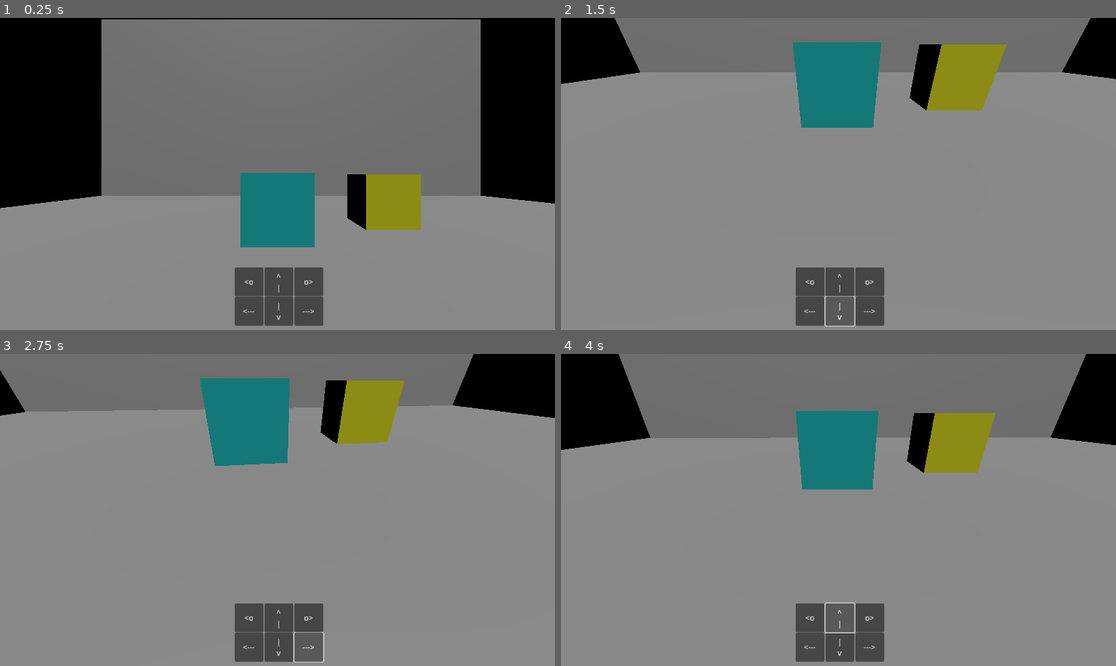
Above: before the commit, frames 1-4 (two rows, left to right).
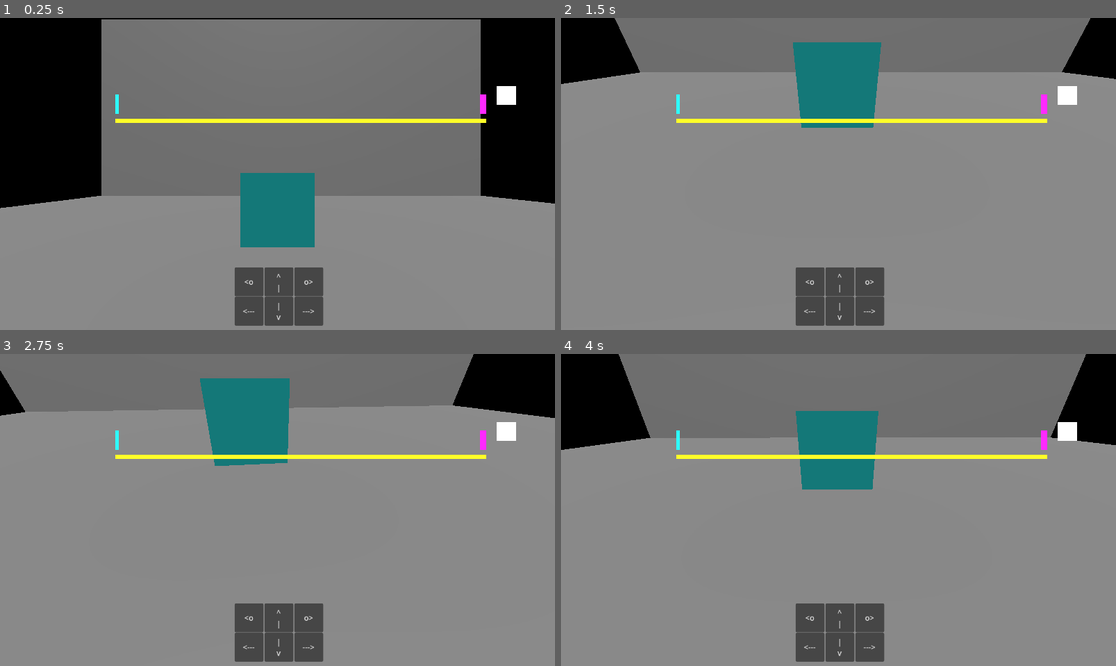
Above: after the commit, the same moments.

Repository: EDK-pro/Eloges_des_mauvaises_herbes
Game: Godot game, scene res://Test_proto_subnonotica/test_salle1.tscn
The game is run twice, just before and just after one commit, with the same random seed, the same clock (stepped at 60 frames per second) and the same inputs.
Inputs:
- Up to frame 1 (0.25 s): no input
- Up to frame 2 (1.5 s): click "<---" at 0.5 s; click "| v" at 1.25 s
- Up to frame 3 (2.75 s): click "--->" at 2 s
- Up to frame 4 (4 s): click "<o" at 2.75 s; click "^ |" at 3.5 s

The runs differ from the first frame. In frame 1, 3.5% of the frame differs, in the area x 20-93%, y 21-68%; in frame 2, 4.3%, in the area x 20-93%, y 8-99%; in frame 3, 3.9%; in frame 4, 3.7%.

Commit message:
Rajout des mécaniques d'interaction et de parlage

Diff:
--- a/Test_proto_subnonotica/Player.gd
+++ b/Test_proto_subnonotica/Player.gd
@@ -3,6 +3,7 @@
 var gravity: float = ProjectSettings.get_setting("physics/3d/default_gravity")
 var speed: int = 5
 var mouse_sensitivity: float = 0.002
+var mouse = Vector2()
 
 func _ready():
 	Input.mouse_mode = Input.MOUSE_MODE_CAPTURED
@@ -24,3 +25,25 @@
 		rotate_y(-event.relative.x * mouse_sensitivity)
 		$Camera3D.rotate_x(-event.relative.y * mouse_sensitivity)
 		$Camera3D.rotation.x = clampf($Camera3D.rotation.x, -deg_to_rad(70), deg_to_rad(70))
+	if event is InputEventMouse:
+
+		mouse = event.position
+
+	if event is InputEventMouseButton and event.pressed:
+
+		if event.button_index == MOUSE_BUTTON_LEFT:
+
+			get_selection()
+
+
+
+func get_selection():
+
+	var worldspace = get_world_3d().direct_space_state
+
+	var start = $Camera3D.project_ray_origin(mouse)
+
+	var end = $Camera3D.project_position(mouse, 10)
+
+	var result = worldspace.intersect_ray(PhysicsRayQueryParameters3D.create(start, end))
+	print(result)
--- /dev/null
+++ b/Test_proto_subnonotica/Test_talk_interface.gd
@@ -0,0 +1,84 @@
+extends Control
+
+var t = 0.0
+var talking: bool = false
+var start_time
+var end_time
+var score: int = 0
+var margin_time: int = 200
+var timestamp
+var input_validated = []
+var timer_array = []
+var index_timer = 0
+var index_temps_qui_passe = 0
+var index_color = 0
+
+func _ready():
+	initialize(150,8)
+
+func initialize(temps_marge,nb_symbole):
+	margin_time = temps_marge
+	timer_array.resize(nb_symbole)
+	input_validated.resize(nb_symbole)
+	input_validated.fill(0)
+	var temps_entre_chaque_symbole: float = 1.0000 / nb_symbole
+	print(temps_entre_chaque_symbole)
+	for i in nb_symbole:
+		timer_array[i] = temps_entre_chaque_symbole * 5000 * i
+	print(timer_array)
+
+func _physics_process(delta):
+	if Input.is_action_pressed("talk"):
+		talking = true
+		$Timing/Arrow.position.x = $Timing/Line.position.x
+		start_time = Time.get_ticks_msec()
+		index_temps_qui_passe = 0
+		index_color = 0
+		$Timing/Arrow.color = Color(0.176,1,1,1)
+		print("Distance = ",$Timing/Endline.position.x-$Timing/Arrow.position.x)
+		print("Temps = ",($Timing/Endline.position.x-$Timing/Arrow.position.x) / (delta * 0.2))
+
+	if talking == true:
+		#Avec t += delta * 0.2, ça laisse environ 5 secondes pour faire tout l'input
+		t += delta * 0.2
+		if t <= 1.0 :
+			$Timing/Arrow.position.x = $Timing/Line.position.lerp($Timing/Endline.position, t).x
+			timestamp = Time.get_ticks_msec() - start_time
+			if index_temps_qui_passe < timer_array.size():
+				if timer_array[index_color] - margin_time < timestamp:
+					$Timing/Arrow.color = Color(0.6,0.6,0.6,1)
+				if timer_array[index_color] + margin_time < timestamp:
+					$Timing/Arrow.color = Color(0.176,1,1,1)
+					index_color = index_color + 1
+				if timestamp > timer_array[index_temps_qui_passe]:
+					print("Hop!!!")
+					index_temps_qui_passe = index_temps_qui_passe + 1
+
+			if Input.is_action_just_pressed("envoi_parole"):
+				nearest_timer()
+
+		else:
+			t = 0.0
+			talking = false
+			end_time = Time.get_ticks_msec()
+			print(end_time - start_time)
+			print(input_validated)
+			if input_validated.count(1) == input_validated.size():
+				$Resultat.color = Color(0,1,0)
+			else:
+				$Resultat.color = Color(1,0,0)
+
+func nearest_timer():
+	var index_select = 0
+	var smallest = abs(timestamp - timer_array[index_select])
+	index_select = index_select + 1
+	while index_select < timer_array.size() :
+		if abs(timestamp - timer_array[index_select]) < smallest:
+			index_timer = index_select
+			smallest = abs(timestamp - timer_array[index_select])
+		index_select = index_select + 1
+	if timer_array[index_timer] - margin_time < timestamp and timer_array[index_timer] + margin_time > timestamp:
+		print("Yes !")
+		input_validated[index_timer] = 1
+	else:
+		print("No !")
--- /dev/null
+++ b/Test_proto_subnonotica/Test_talk_interface.tscn
@@ -0,0 +1,62 @@
+[gd_scene load_steps=2 format=3 uid="uid://d3povbytmkdxo"]
+
+[ext_resource type="Script" path="res://Test_proto_subnonotica/Test_talk_interface.gd" id="1_w0mh1"]
+
+[node name="Talk" type="Control"]
+layout_mode = 3
+anchors_preset = 15
+anchor_right = 1.0
+anchor_bottom = 1.0
+grow_horizontal = 2
+grow_vertical = 2
+script = ExtResource("1_w0mh1")
+
+[node name="Timing" type="Control" parent="."]
+anchors_preset = 0
+offset_left = 239.0
+offset_top = 140.0
+offset_right = 1009.0
+offset_bottom = 218.0
+
+[node name="Endline" type="ColorRect" parent="Timing"]
+layout_mode = 1
+anchors_preset = 6
+anchor_left = 1.0
+anchor_top = 0.5
+anchor_right = 1.0
+anchor_bottom = 0.5
+offset_left = -12.0
+offset_top = -20.0
+offset_bottom = 20.0
+grow_horizontal = 0
+grow_vertical = 2
+color = Color(1, 0.160784, 1, 1)
+
+[node name="Line" type="ColorRect" parent="Timing"]
+layout_mode = 1
+anchors_preset = 12
+anchor_top = 1.0
+anchor_right = 1.0
+anchor_bottom = 1.0
+offset_top = -9.0
+grow_horizontal = 2
+grow_vertical = 0
+color = Color(1, 1, 0.156863, 1)
+
+[node name="Arrow" type="ColorRect" parent="Timing"]
+layout_mode = 1
+anchors_preset = 4
+anchor_top = 0.5
+anchor_bottom = 0.5
+offset_top = -20.0
+offset_right = 8.0
+offset_bottom = 20.0
+grow_vertical = 2
+color = Color(0.176471, 1, 1, 1)
+
+[node name="Resultat" type="ColorRect" parent="."]
+layout_mode = 0
+offset_left = 1031.0
+offset_top = 141.0
+offset_right = 1071.0
+offset_bottom = 181.0
--- a/Test_proto_subnonotica/interactable_1.gd
+++ b/Test_proto_subnonotica/interactable_1.gd
@@ -8,21 +8,36 @@
 
 # Called every frame. 'delta' is the elapsed time since the previous frame.
 func _process(delta):
-	print(Input.mouse_mode)
+	#print(get_viewport().get_mouse_position())
+	pass
 
 
 func _on_input_event(camera, event, position, normal, shape_idx):
 	if event is InputEventMouseButton:
 		print("roubeh")
-	print(event)
-	print("feur")
-	print(Input.mouse_mode)
+	#print(event)
+	#print(Input.mouse_mode)
+	#print("feur")
+
 
 
 func _on_mouse_entered():
-	print("coubeh")
+	print("Mouse entered : ",Input.mouse_mode)
+
 
 func _input_event(camera, event, click_position, click_normal, shape_idx):
+	#if event is InputEventMouseMotion:
+		#print("BREEEF")
+		#print(event)
+		#print(shape_idx)
 	if event is InputEventMouseButton:
 		print("Mouse Click/Unclick at: ", event.position, " shape:", shape_idx)
 		print(Input.mouse_mode)
+
+
+func _on_mouse_exited():
+	print("Mouse exited : ",Input.mouse_mode)
+
+
+func _on_timer_timeout():
+	print(get_viewport().get_mouse_position())
--- a/Test_proto_subnonotica/interactable_1.tscn
+++ b/Test_proto_subnonotica/interactable_1.tscn
@@ -21,5 +21,11 @@
 [node name="MeshInstance3D" type="MeshInstance3D" parent="."]
 mesh = SubResource("BoxMesh_cbhxk")
 
+[node name="Timer" type="Timer" parent="."]
+wait_time = 0.5
+autostart = true
+
 [connection signal="input_event" from="." to="." method="_on_input_event"]
 [connection signal="mouse_entered" from="." to="." method="_on_mouse_entered"]
+[connection signal="mouse_exited" from="." to="." method="_on_mouse_exited"]
+[connection signal="timeout" from="Timer" to="." method="_on_timer_timeout"]
--- a/Test_proto_subnonotica/test_salle1.tscn
+++ b/Test_proto_subnonotica/test_salle1.tscn
@@ -2,8 +2,8 @@
 
 [ext_resource type="Script" path="res://Test_proto_subnonotica/test_salle1.gd" id="1_qrxag"]
 [ext_resource type="PackedScene" uid="uid://ftv7p5ehdkwu" path="res://Test_proto_subnonotica/interactable_1.tscn" id="2_l4xhn"]
-[ext_resource type="PackedScene" uid="uid://cgnvg1d2kl8c6" path="res://Test_proto_subnonotica/interactable2.tscn" id="3_csiqv"]
 [ext_resource type="PackedScene" uid="uid://cx385t7hyeb3n" path="res://Test_proto_subnonotica/UI_buttons.tscn" id="3_h88qs"]
+[ext_resource type="PackedScene" uid="uid://d3povbytmkdxo" path="res://Test_proto_subnonotica/Test_talk_interface.tscn" id="5_mucdl"]
 [ext_resource type="PackedScene" uid="uid://c1s0yqy72g1oq" path="res://Test_proto_subnonotica/player.tscn" id="5_s2tft"]
 
 [sub_resource type="BoxShape3D" id="BoxShape3D_v4n01"]
@@ -88,9 +88,8 @@
 [node name="Interactable1" parent="Salle" instance=ExtResource("2_l4xhn")]
 transform = Transform3D(1, 0, 0, 0, 1, 0, 0, 0, 1, 0, 1.11163, -3.23209)
 
-[node name="Area3D" parent="Salle" instance=ExtResource("3_csiqv")]
-transform = Transform3D(1, 0, 0, 0, 1, 0, 0, 0, 1, 2.0975, 1.09073, -4.17259)
-
 [node name="Control" parent="." instance=ExtResource("3_h88qs")]
 
 [node name="Player" parent="." instance=ExtResource("5_s2tft")]
+
+[node name="Talk" parent="." instance=ExtResource("5_mucdl")]
--- a/project.godot
+++ b/project.godot
@@ -42,3 +42,13 @@
 "events": [Object(InputEventKey,"resource_local_to_scene":false,"resource_name":"","device":-1,"window_id":0,"alt_pressed":false,"shift_pressed":false,"ctrl_pressed":false,"meta_pressed":false,"pressed":false,"keycode":0,"physical_keycode":83,"key_label":0,"unicode":115,"echo":false,"script":null)
 ]
 }
+talk={
+"deadzone": 0.5,
+"events": [Object(InputEventKey,"resource_local_to_scene":false,"resource_name":"","device":-1,"window_id":0,"alt_pressed":false,"shift_pressed":false,"ctrl_pressed":false,"meta_pressed":false,"pressed":false,"keycode":0,"physical_keycode":84,"key_label":0,"unicode":116,"echo":false,"script":null)
+]
+}
+envoi_parole={
+"deadzone": 0.5,
+"events": [Object(InputEventKey,"resource_local_to_scene":false,"resource_name":"","device":-1,"window_id":0,"alt_pressed":false,"shift_pressed":false,"ctrl_pressed":false,"meta_pressed":false,"pressed":false,"keycode":0,"physical_keycode":32,"key_label":0,"unicode":32,"echo":false,"script":null)
+]
+}
Binary file added: addons/phantom_camera/assets/PhantomCameraBtnPrimaryDefault.png
Not shown, added: addons/phantom_camera/assets/PhantomCameraBtnPrimaryDefault.png.import
Binary file added: addons/phantom_camera/assets/PhantomCameraBtnPrimaryHover.png
Not shown, added: addons/phantom_camera/assets/PhantomCameraBtnPrimaryHover.png.import
Not shown, added: addons/phantom_camera/examples/credits.txt
Not shown, added: addons/phantom_camera/examples/example_scenes/2D/2DExampleScene.tscn
Not shown, added: addons/phantom_camera/examples/example_scenes/2D/2DFollowFramedExampleScene.tscn
Not shown, added: addons/phantom_camera/examples/example_scenes/2D/2DFollowGroupExampleScene.tscn
Not shown, added: addons/phantom_camera/examples/example_scenes/2D/2DFollowPathExampleScene.tscn
Not shown, added: addons/phantom_camera/examples/example_scenes/2D/2DLimitExampleScene.tscn
Not shown, added: addons/phantom_camera/examples/example_scenes/2D/2DTweeningExampleScene.tscn
Not shown, added: addons/phantom_camera/examples/example_scenes/3D/3DExampleScene.tscn
(and 90 more such lines)
